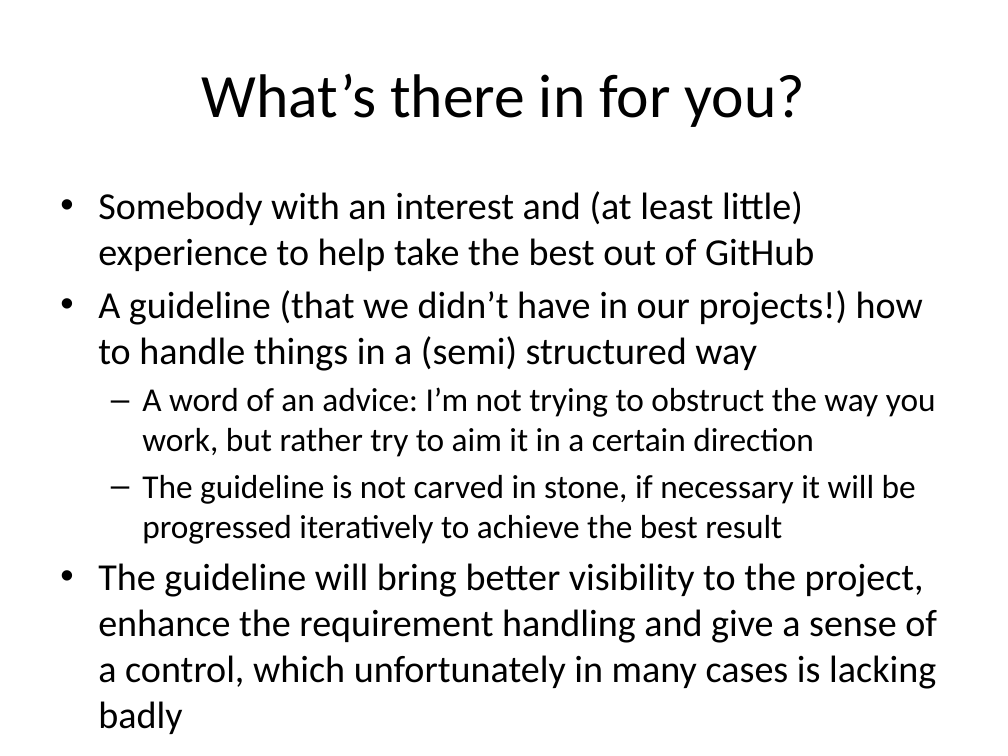
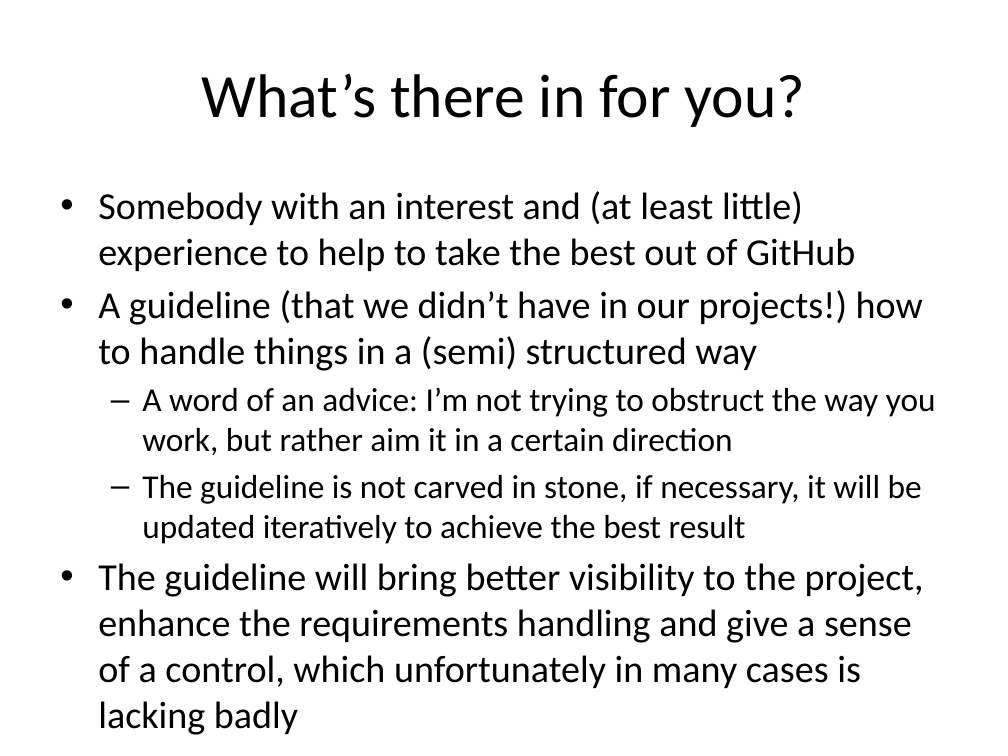
Before and after one commit to Ripppe/GraduRepo, a slide deck: slide 7 of Managing requirements in GitHub.pptx. Drawn at 1008x756 pixels with LibreOffice and Linux fonts; fonts in the diff are those of the drawing. Boxes give left, top, right and bottom in pixels: in the first picture for what was removed or moved away, otherwise in the second. Text is boxed around its words. In the diff, an @@ line names an element or a change of style, - is before the commit and + after.

```diff
--- a/Managing requirements in GitHub.pptx
+++ b/Managing requirements in GitHub.pptx
@@ text at [98,191,855,271]: text changed @@
-• Somebody with an interest and (at least little) experience to help take the best out of GitHub
+• Somebody with an interest and (at least little) experience to help to take the best out of GitHub
@@ text at [98,387,936,688]: text changed @@
-  – A word of an advice: I’m not trying to obstruct the way you work, but rather try to aim it in a certain direction
-  – The guideline is not carved in stone, if necessary it will be progressed iteratively to achieve the best result
-• The guideline will bring better visibility to the project, enhance the requirement handling and give a sense of a control, which unfortunately in many cases is lacking badly
+  – A word of an advice: I’m not trying to obstruct the way you work, but rather aim it in a certain direction
+  – The guideline is not carved in stone, if necessary, it will be updated iteratively to achieve the best result
+• The guideline will bring better visibility to the project, enhance the requirements handling and give a sense of a control, which unfortunately in many cases is lacking badly
```
Also in this commit, not shown: 27 other slides changed, 1 slide added, 1 other file.
